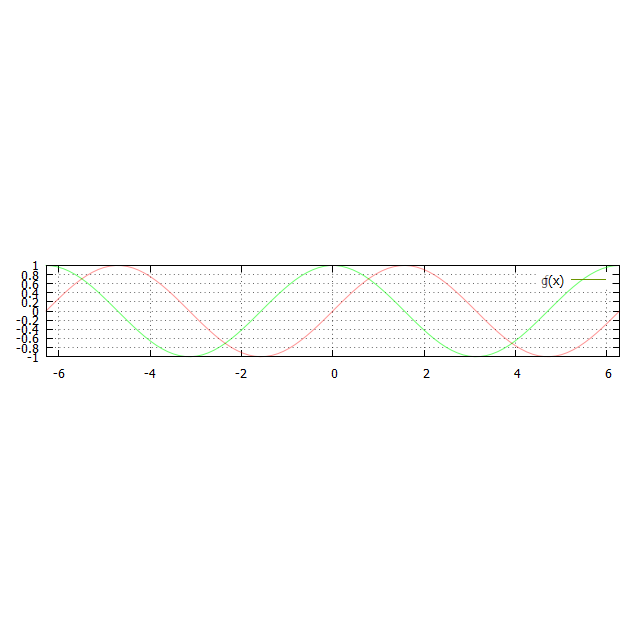
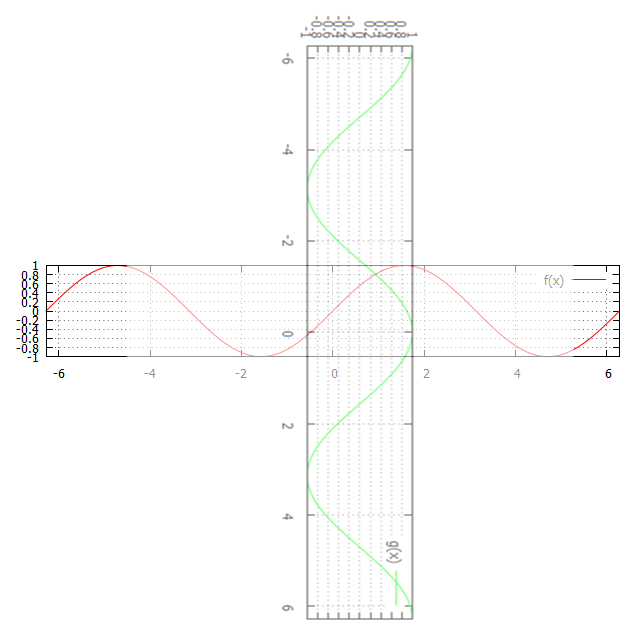
Layered file, before and after one edit (640x640). Changes by layer:
painted on "cos_-2pi,2pi.png コピー" over box(45, 15, 621, 620)
